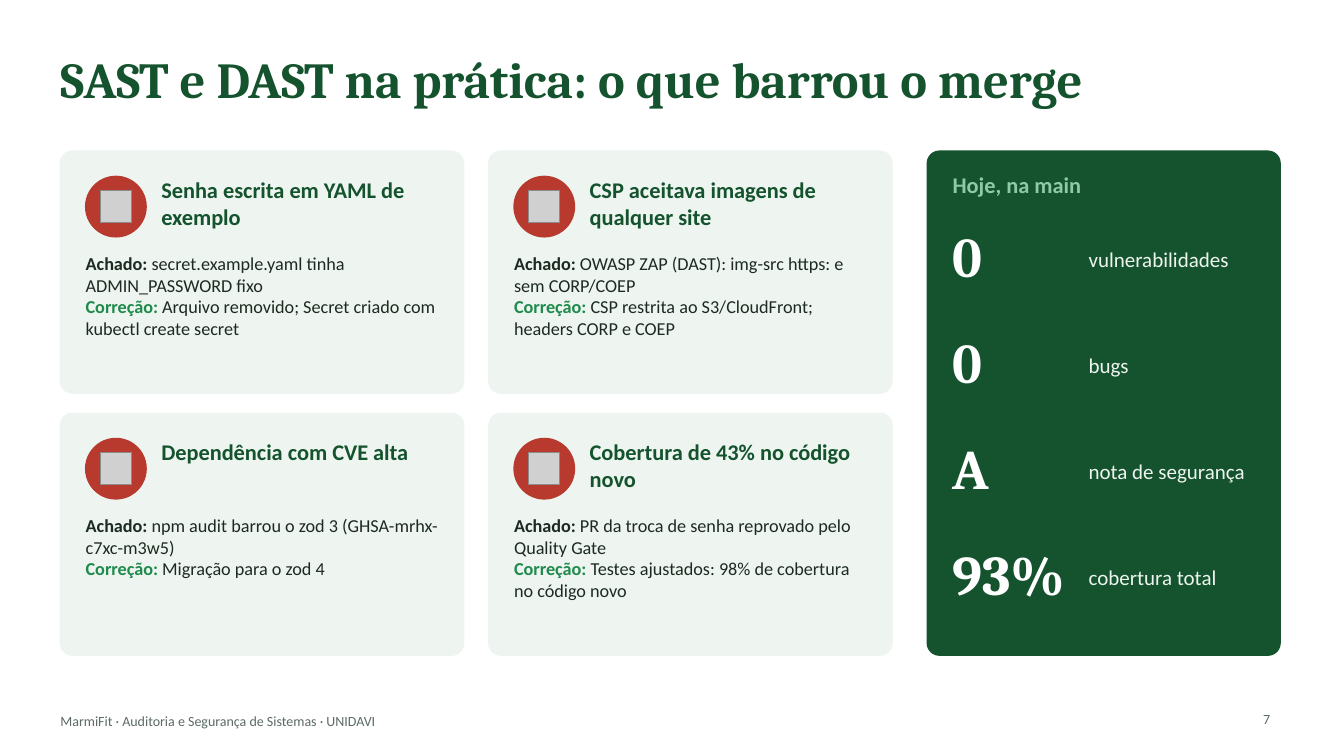
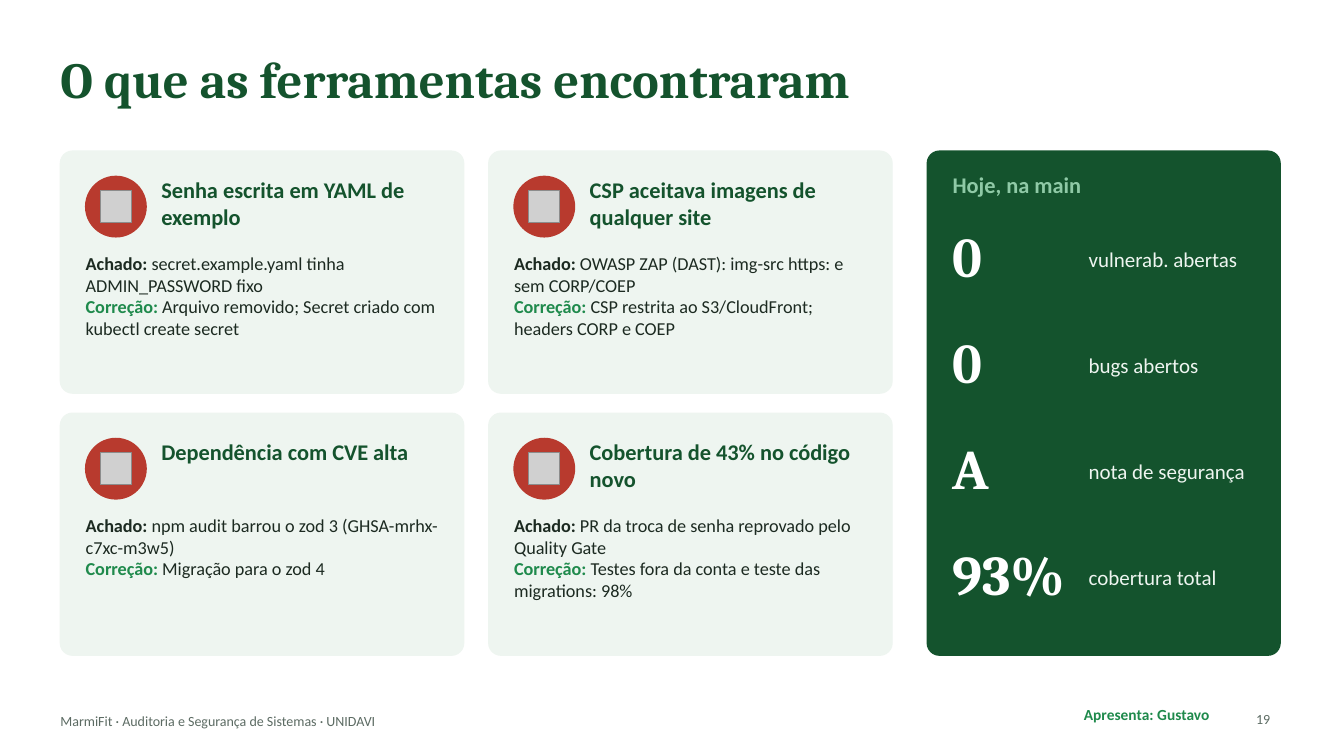
Before and after one commit to 1GustavoBorgonha1/aplicacao_tb_fnl_si, a slide deck: slide 19 of docs/apresentacao/MarmiFit-apresentacao.pptx (slide 7 before the commit). Drawn at 1344x756 pixels with LibreOffice and Linux fonts; fonts in the diff are those of the drawing; grey boxes stand for pictures. Boxes give left, top, right and bottom in pixels: in the first picture for what was removed or moved away, otherwise in the second. Text is boxed around its words. In the diff, an @@ line names an element or a change of style, - is before the commit and + after.

```diff
--- a/docs/apresentacao/MarmiFit-apresentacao.pptx
+++ b/docs/apresentacao/MarmiFit-apresentacao.pptx
@@ title at bbox=[60, 62, 849, 109]: text changed @@
-SAST e DAST na prática: o que barrou o merge
+O que as ferramentas encontraram
@@ text at bbox=[1089, 252, 1237, 267]: text changed @@
-vulnerabilidades
+vulnerab. abertas
@@ text at bbox=[1089, 358, 1198, 377]: text changed @@
-bugs
+bugs abertos
@@ text at bbox=[514, 562, 820, 600]: text changed @@
-Correção: Testes ajustados: 98% de cobertura no código novo
+Correção: Testes fora da conta e teste das migrations: 98%
@@ text added at bbox=[1084, 710, 1209, 723], 11 pt, text #1F8A4C, bold @@
+Apresenta: Gustavo
@@ page number at bbox=[1256, 715, 1270, 724]: text changed @@
-7
+19
```
Also in this commit, not shown: 16 other slides changed, 8 slides added.
